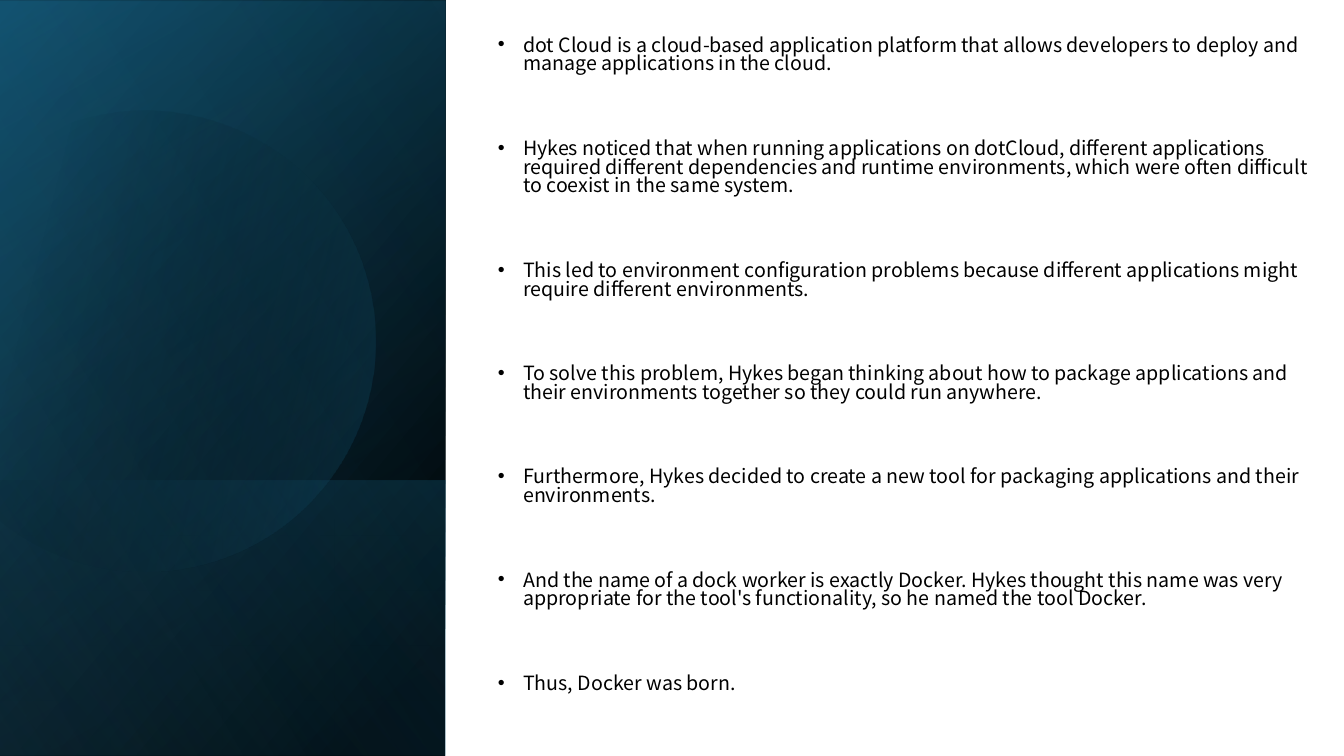
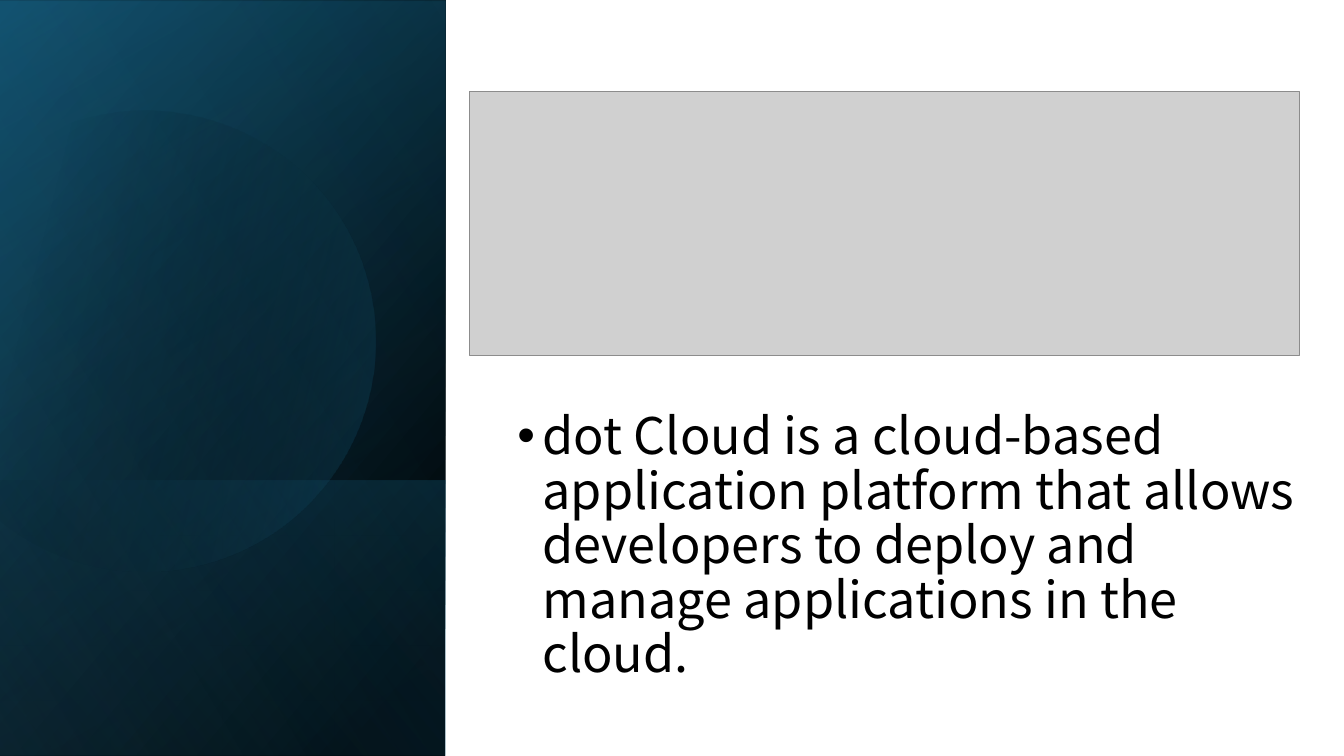
Before and after one commit to CompPsyUnion/2526-weekly-session, a slide deck: slide 8 of Contents/Docker/slide/Docker演示.pptx. Drawn at 1344x756 pixels with LibreOffice and Linux fonts; fonts in the diff are those of the drawing; grey boxes stand for pictures. Boxes give left, top, right and bottom in pixels: in the first picture for what was removed or moved away, otherwise in the second. Text is boxed around its words. In the diff, an @@ line names an element or a change of style, - is before the commit and + after.

```diff
--- a/Contents/Docker/slide/Docker演示.pptx
+++ b/Contents/Docker/slide/Docker演示.pptx
@@ picture added at (470, 92, 1301, 356) @@
@@ text at (523, 139, 1307, 694): paragraphs removed @@
-• Hykes noticed that when running applications on dotCloud, different applications required different dependencies and runtime environments, which were often difficult to coexist in the same system.
-• This led to environment configuration problems because different applications might require different environments.
-• To solve this problem, Hykes began thinking about how to package applications and their environments together so they could run anywhere.
-• Furthermore, Hykes decided to create a new tool for packaging applications and their environments.
-• And the name of a dock worker is exactly Docker. Hykes thought this name was very appropriate for the tool's functionality, so he named the tool Docker.
-• Thus, Docker was born.
@@ text "dot Cloud is a cloud-based ...": place and size @@
-text "dot Cloud is a cloud-based ..." at (523, 36, 1307, 694)
+text "dot Cloud is a cloud-based ..." at (542, 414, 1294, 673)
@@ text "dot Cloud is a cloud-based ..." at (542, 414, 1294, 673): size 14 to 36 pt; line spacing 0.8 to 0.9 @@
```
Also in this commit, not shown: 3 other slides changed, 4 slides added, 2 slides removed, 1 other file.
